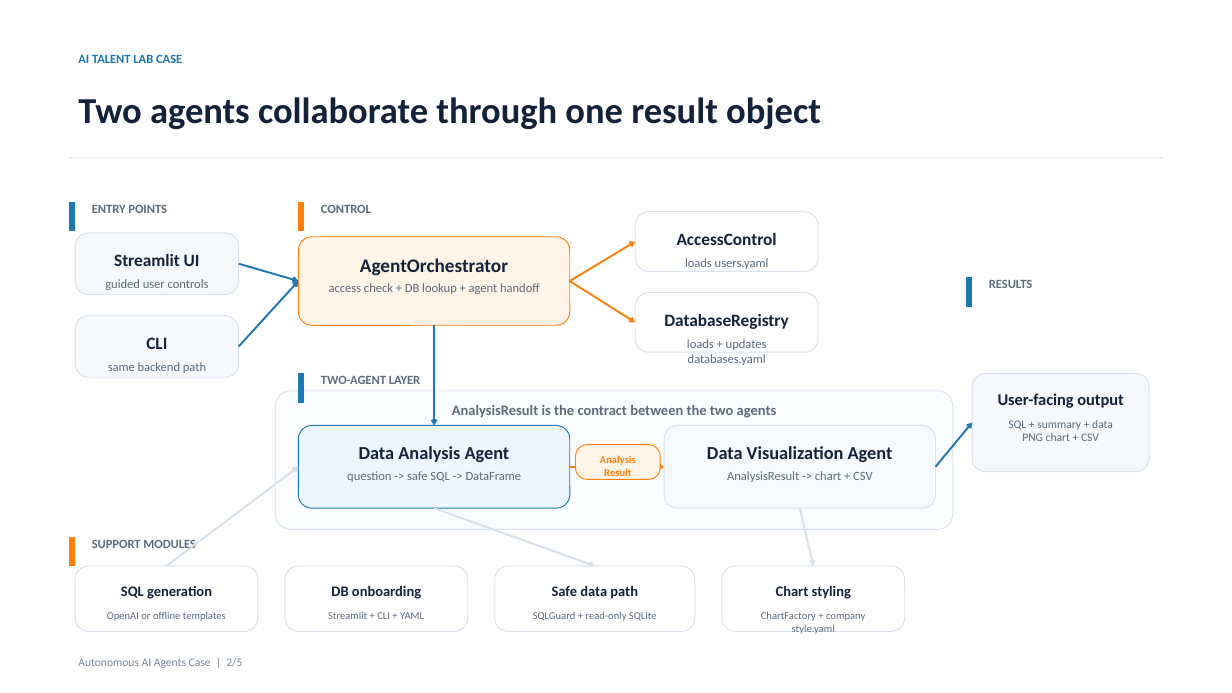
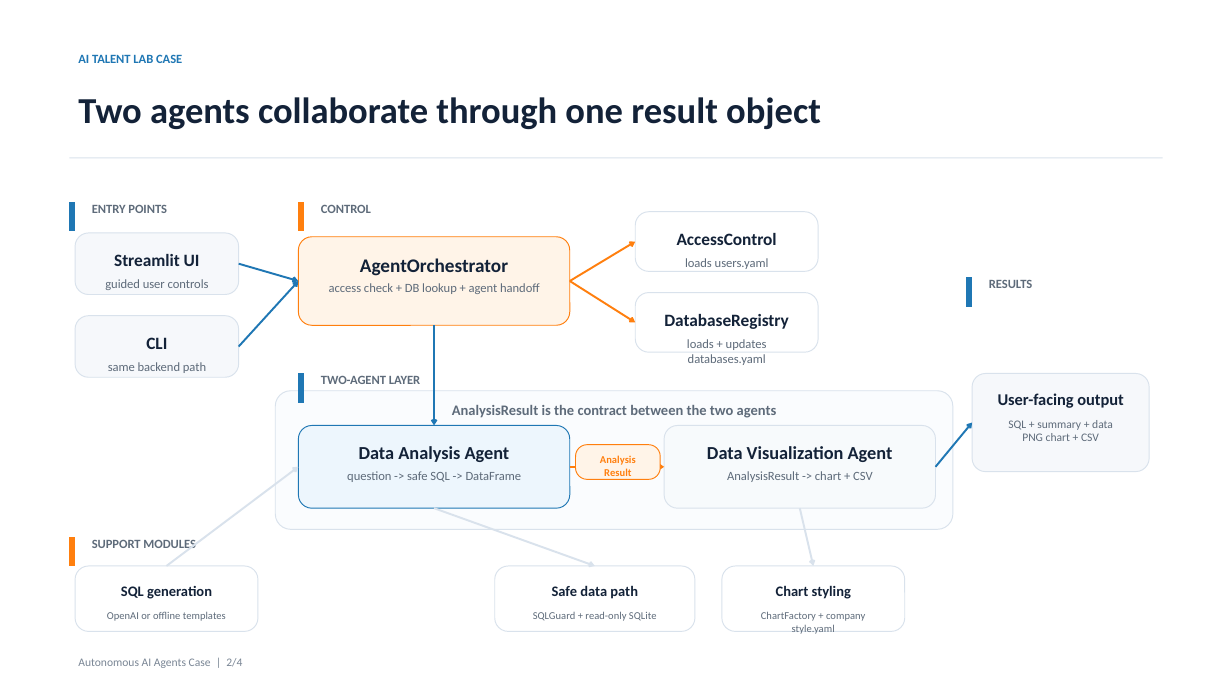
Before and after one commit to XiChen920/autonomous-ai-data-agents, a slide deck: slide 2 of presentation/autonomous_ai_agents_case_presentation_final.pptx. Drawn at 1232x693 pixels with LibreOffice and Linux fonts; fonts in the diff are those of the drawing. Boxes give left, top, right and bottom in pixels: in the first picture for what was removed or moved away, otherwise in the second. Text is boxed around its words. In the diff, an @@ line names an element or a change of style, - is before the commit and + after.

```diff
--- a/presentation/autonomous_ai_agents_case_presentation_final.pptx
+++ b/presentation/autonomous_ai_agents_case_presentation_final.pptx
@@ rounded rectangle removed at (x1=285, y1=566, x2=468, y2=631) @@
@@ text removed at (x1=331, y1=585, x2=421, y2=599) @@
-DB onboarding
@@ text removed at (x1=328, y1=612, x2=424, y2=619) @@
-Streamlit + CLI + YAML
@@ text at (x1=78, y1=658, x2=242, y2=668): text changed @@
-Autonomous AI Agents Case | 2/5
+Autonomous AI Agents Case | 2/4
```
Also in this commit, not shown: 3 other slides changed, 1 slide removed, 15 other files.
